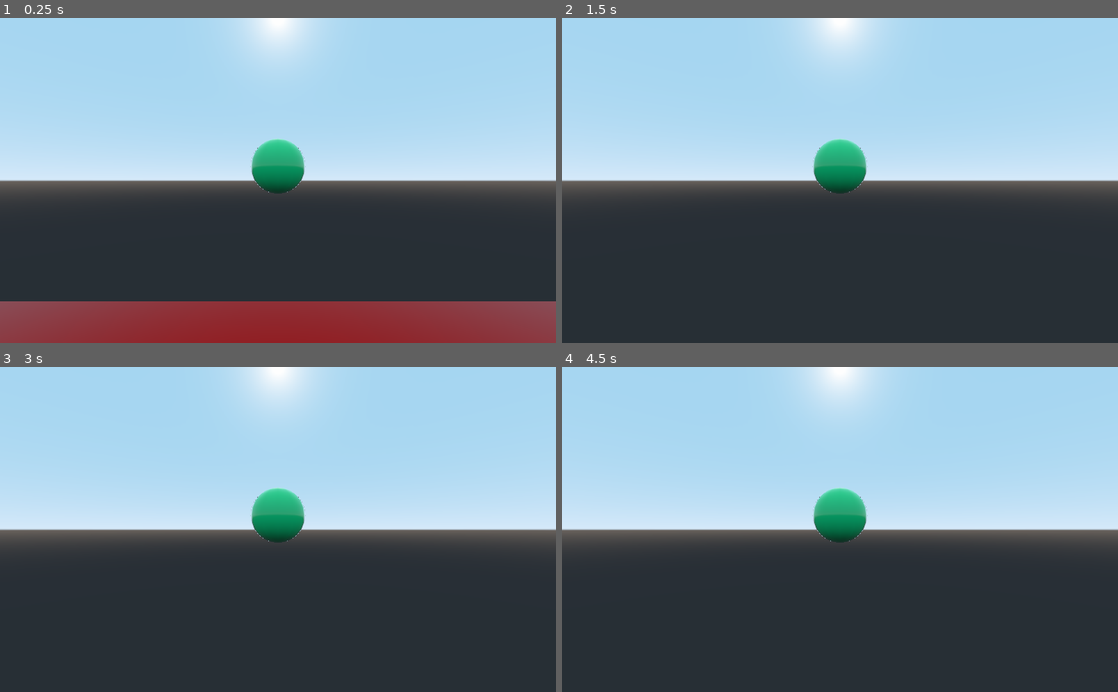
Above: before the commit, frames 1-4 (two rows, left to right).
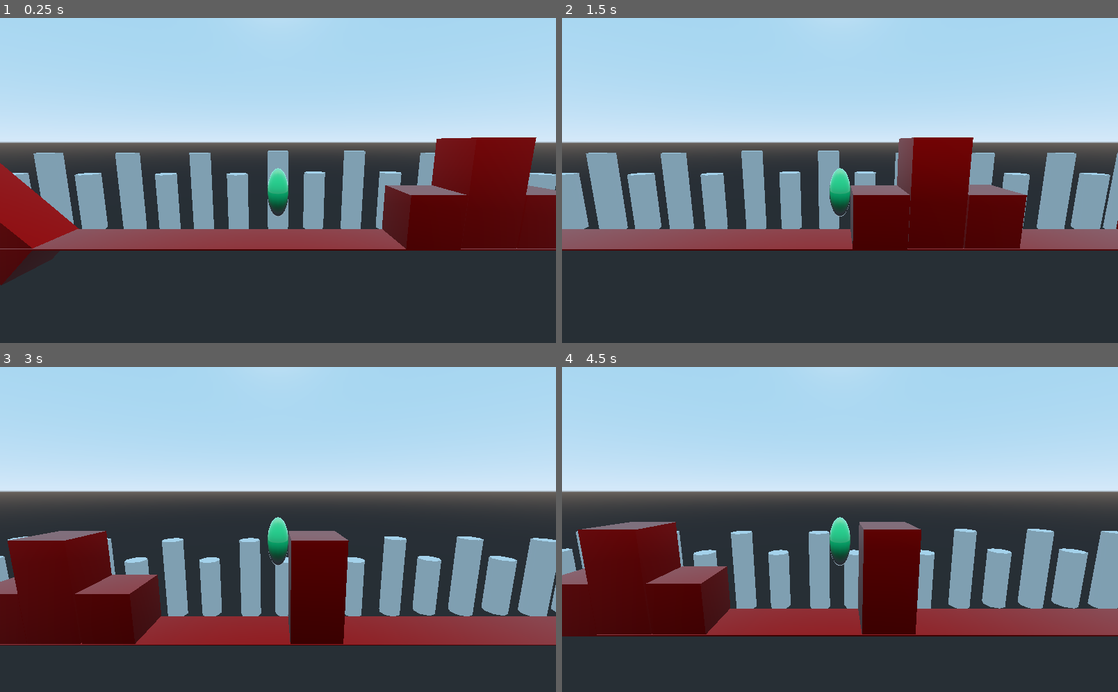
Above: after the commit, the same moments.

Repository: TresSims/YAPP
Game: Godot game, scene res://Start.tscn
Two runs of this game, one before a commit and one after it. Both use one fixed random seed, a clock stepped at 60 frames per second and the inputs below.
Inputs:
- Up to frame 1 (0.25 s): no input
- Up to frame 2 (1.5 s): hold Right (ui_right) 0.53-1.28 s; hold Left (ui_left) from 1.28 s (still down)
- Up to frame 3 (3 s): tap Enter at 2 s; release Left (ui_left) at 2.03 s; hold Right (ui_right) 2.03-2.78 s; tap Space at 2.75 s; hold Up (ui_up) from 2.78 s (still down)
- Up to frame 4 (4.5 s): tap Enter at 3.5 s; release Up (ui_up) at 3.53 s; hold Left (ui_left) from 3.53 s (still down); tap Space at 4.25 s

The runs differ from the first frame. In frame 1, 47% of the frame differs, in the area x 0-100%, y 0-100%; in frame 2, 34%; in frame 3, 44%; in frame 4, 43%.

Commit message:
Some movement is implemented and my mind is addled.

Diff:
--- a/Mechanics.gd
+++ /dev/null
@@ -1,19 +0,0 @@
-extends RigidBody
-
-# Declare member variables here. Examples:
-# var a = 2
-# var b = "text"
-
-# Called when the node enters the scene tree for the first time.
-func _ready():
-	pass # Replace with function body.
-
-# Called every frame. 'delta' is the elapsed time since the previous frame.
-func _process(delta):
-	if Input.is_action_pressed("ui_left"):
-		apply_central_impulse(Vector3(-1, 0, 0))
-	if Input.is_action_pressed("ui_right"):
-		apply_central_impulse(Vector3(1, 0, 0))
-	if Input.is_action_just_pressed("ui_up"):
-		apply_central_impulse(Vector3(0, 5, 0))
-	pass
--- a/Start.tscn
+++ b/Start.tscn
@@ -1,35 +1,17 @@
-[gd_scene load_steps=7 format=2]
-
-[ext_resource path="res://Mechanics.gd" type="Script" id=1]
-
-[sub_resource type="PhysicsMaterial" id=5]
-friction = 10.0
+[gd_scene load_steps=6 format=2]
+
+[ext_resource path="res://scripts/Mechanics.gd" type="Script" id=1]
+[ext_resource path="res://mat/Terrain.tres" type="Material" id=2]
 
 [sub_resource type="CapsuleShape" id=1]
 radius = 1.06489
-height = 0.662134
+height = 2.59046
 
 [sub_resource type="SpatialMaterial" id=2]
 albedo_color = Color( 0.0666667, 0.964706, 0.564706, 1 )
 roughness = 0.0
 
-[sub_resource type="GDScript" id=3]
-script/source = "extends CSGSphere
-
-# Declare member variables here. Examples:
-# var a = 2
-# var b = \"text\"
-
-# Called when the node enters the scene tree for the first time.
-func _ready():
-	pass # Replace with function body.
-
-# Called every frame. 'delta' is the elapsed time since the previous frame.
-#func _process(delta):
-#	pass
-"
-
-[sub_resource type="SpatialMaterial" id=4]
+[sub_resource type="SpatialMaterial" id=3]
 albedo_color = Color( 0.972549, 0.00784314, 0.00784314, 1 )
 metallic = 1.0
 metallic_specular = 1.0
@@ -37,30 +19,339 @@
 
 [node name="Spatial" type="Spatial"]
 
-[node name="RigidBody" type="RigidBody" parent="."]
-transform = Transform( 0.436022, 0, 0, 0, 0.436022, 0, 0, 0, 0.436022, 0, 2.45701, -0.759874 )
-physics_material_override = SubResource( 5 )
-axis_lock_linear_z = true
-axis_lock_angular_x = true
-axis_lock_angular_y = true
-axis_lock_angular_z = true
+[node name="KinematicBody" type="KinematicBody" parent="."]
+transform = Transform( 0.436022, 0, 0, 0, 1.02349, 0, 0, 0, 0.436022, 0, 2.45701, -0.759874 )
 script = ExtResource( 1 )
 
-[node name="CollisionShape" type="CollisionShape" parent="RigidBody"]
-transform = Transform( 1, 0, 0, 0, -4.37114e-08, -1, 0, 1, -4.37114e-08, 0, 0, -1.19209e-07 )
+[node name="CollisionShape" type="CollisionShape" parent="KinematicBody"]
+transform = Transform( 1, 0, 0, 0, -1.86216e-08, -0.426013, 0, 1, -4.37114e-08, 0, 0, -1.19209e-07 )
 shape = SubResource( 1 )
 
-[node name="Player" type="CSGSphere" parent="RigidBody"]
+[node name="Model" type="CSGSphere" parent="KinematicBody"]
 rings = 12
 material = SubResource( 2 )
-script = SubResource( 3 )
-
-[node name="Camera" type="Camera" parent="RigidBody/Player"]
-transform = Transform( 2.29346, 0, 0, 0, 2.29346, 0, 0, 0, 2.29346, 0, -0.515102, 8.43325 )
-
-[node name="Platform" type="CSGBox" parent="."]
+
+[node name="Camera" type="Camera" parent="KinematicBody/Model"]
+transform = Transform( 2.29346, 0, 0, 0, 0.964056, 0.158781, 0, -0.372714, 2.26298, 0, 2.01064, 21.4817 )
+
+[node name="FG" type="Spatial" parent="."]
+
+[node name="Ground" type="CSGBox" parent="FG"]
 transform = Transform( 1, 0, 0, 0, 1, 0, 0, 0, 1, 0, -0.249594, -0.32858 )
 use_collision = true
-width = 14.6709
+width = 99.2876
 height = 0.0461898
-material = SubResource( 4 )
+material = SubResource( 3 )
+
+[node name="CSGBox" type="CSGBox" parent="FG"]
+transform = Transform( 1, 0, 0, 0, 1, 0, 0, 0, 1, 5.66683, 0.786175, -0.331527 )
+use_collision = true
+material = ExtResource( 2 )
+
+[node name="CSGBox8" type="CSGBox" parent="FG"]
+transform = Transform( 0.70691, -0.707304, 0, 0.707304, 0.70691, 0, 0, 0, 1, -11.9443, 1.24525, -0.396713 )
+use_collision = true
+width = 2.07049
+height = 6.30773
+material = ExtResource( 2 )
+
+[node name="CSGBox9" type="CSGBox" parent="FG"]
+transform = Transform( -0.717204, -0.696863, 0, 0.696863, -0.717204, 0, 0, 0, 1, -14.9191, 1.19689, -0.396713 )
+use_collision = true
+width = 2.07049
+height = 6.30773
+material = ExtResource( 2 )
+
+[node name="CSGBox2" type="CSGBox" parent="FG"]
+transform = Transform( 1, 0, 0, 0, 1, 0, 0, 0, 1, 7.68047, 2.77625, -0.331527 )
+use_collision = true
+material = ExtResource( 2 )
+
+[node name="CSGBox4" type="CSGBox" parent="FG"]
+transform = Transform( 1, 0, 0, 0, 1, 0, 0, 0, 1, 17.5952, 2.77625, -0.331527 )
+use_collision = true
+material = ExtResource( 2 )
+
+[node name="CSGBox3" type="CSGBox" parent="FG"]
+transform = Transform( 1, 0, 0, 0, 1, 0, 0, 0, 1, 7.68047, 0.793852, -0.331527 )
+use_collision = true
+material = ExtResource( 2 )
+
+[node name="CSGBox6" type="CSGBox" parent="FG"]
+transform = Transform( 1, 0, 0, 0, 1, 0, 0, 0, 1, 9.74247, 0.793852, -0.331527 )
+use_collision = true
+material = ExtResource( 2 )
+
+[node name="CSGBox5" type="CSGBox" parent="FG"]
+transform = Transform( 1, 0, 0, 0, 1, 0, 0, 0, 1, 17.5952, 0.793852, -0.331527 )
+use_collision = true
+material = ExtResource( 2 )
+
+[node name="CSGBox11" type="CSGBox" parent="FG"]
+transform = Transform( 1, 0, 0, 0, 1, 0, 0, 0, 1, -47.5959, 30.3865, -0.331527 )
+use_collision = true
+height = 62.4302
+material = ExtResource( 2 )
+
+[node name="CSGBox12" type="CSGBox" parent="FG"]
+transform = Transform( 1, 0, 0, 0, 1, 0, 0, 0, 1, 43.6367, 30.3865, -0.331527 )
+use_collision = true
+height = 62.4302
+material = ExtResource( 2 )
+
+[node name="CSGBox13" type="CSGBox" parent="FG"]
+transform = Transform( 1, 0, 0, 0, 1, 0, 0, 0, 1, -35.6982, 0.793852, -0.331527 )
+use_collision = true
+material = ExtResource( 2 )
+
+[node name="CSGBox14" type="CSGBox" parent="FG"]
+transform = Transform( 1, 0, 0, 0, 1, 0, 0, 0, 1, -22.8221, 0.793852, -0.331527 )
+use_collision = true
+material = ExtResource( 2 )
+
+[node name="CSGBox15" type="CSGBox" parent="FG"]
+transform = Transform( 1, 0, 0, 0, 1, 0, 0, 0, 1, -29.6355, 3.41943, -0.331527 )
+use_collision = true
+material = ExtResource( 2 )
+
+[node name="BG" type="Spatial" parent="."]
+
+[node name="CSGCylinder" type="CSGCylinder" parent="BG"]
+transform = Transform( 1, 0, 0, 0, 1, 0, 0, 0, 1, 0, 1.27808, -2.54371 )
+radius = 0.507086
+height = 3.86543
+
+[node name="CSGCylinder13" type="CSGCylinder" parent="BG"]
+transform = Transform( 1, 0, 0, 0, 1, 0, 0, 0, 1, 21.8655, 1.27808, -2.54371 )
+radius = 0.507086
+height = 3.86543
+
+[node name="CSGCylinder27" type="CSGCylinder" parent="BG"]
+transform = Transform( 1, 0, 0, 0, 1, 0, 0, 0, 1, -21.8973, 1.27808, -2.54371 )
+radius = 0.507086
+height = 3.86543
+
+[node name="CSGCylinder38" type="CSGCylinder" parent="BG"]
+transform = Transform( 1, 0, 0, 0, 1, 0, 0, 0, 1, -43.9738, 1.27808, -2.54371 )
+radius = 0.507086
+height = 3.86543
+
+[node name="CSGCylinder3" type="CSGCylinder" parent="BG"]
+transform = Transform( 1, 0, 0, 0, 1, 0, 0, 0, 1, 3.65788, 1.27808, -2.54371 )
+radius = 0.507086
+height = 3.86543
+
+[node name="CSGCylinder17" type="CSGCylinder" parent="BG"]
+transform = Transform( 1, 0, 0, 0, 1, 0, 0, 0, 1, 25.5234, 1.27808, -2.54371 )
+radius = 0.507086
+height = 3.86543
+
+[node name="CSGCylinder29" type="CSGCylinder" parent="BG"]
+transform = Transform( 1, 0, 0, 0, 1, 0, 0, 0, 1, -18.2394, 1.27808, -2.54371 )
+radius = 0.507086
+height = 3.86543
+
+[node name="CSGCylinder40" type="CSGCylinder" parent="BG"]
+transform = Transform( 1, 0, 0, 0, 1, 0, 0, 0, 1, -40.3159, 1.27808, -2.54371 )
+radius = 0.507086
+height = 3.86543
+
+[node name="CSGCylinder5" type="CSGCylinder" parent="BG"]
+transform = Transform( 1, 0, 0, 0, 1, 0, 0, 0, 1, 7.35389, 1.19008, -2.51521 )
+radius = 0.507086
+height = 3.86543
+
+[node name="CSGCylinder14" type="CSGCylinder" parent="BG"]
+transform = Transform( 1, 0, 0, 0, 1, 0, 0, 0, 1, 29.2194, 1.19008, -2.51521 )
+radius = 0.507086
+height = 3.86543
+
+[node name="CSGCylinder26" type="CSGCylinder" parent="BG"]
+transform = Transform( 1, 0, 0, 0, 1, 0, 0, 0, 1, -14.5434, 1.19008, -2.51521 )
+radius = 0.507086
+height = 3.86543
+
+[node name="CSGCylinder39" type="CSGCylinder" parent="BG"]
+transform = Transform( 1, 0, 0, 0, 1, 0, 0, 0, 1, -36.6199, 1.19008, -2.51521 )
+radius = 0.507086
+height = 3.86543
+
+[node name="CSGCylinder7" type="CSGCylinder" parent="BG"]
+transform = Transform( 1, 0, 0, 0, 1, 0, 0, 0, 1, 10.9865, 1.19008, -2.51521 )
+radius = 0.507086
+height = 3.86543
+
+[node name="CSGCylinder20" type="CSGCylinder" parent="BG"]
+transform = Transform( 1, 0, 0, 0, 1, 0, 0, 0, 1, 32.852, 1.19008, -2.51521 )
+radius = 0.507086
+height = 3.86543
+
+[node name="CSGCylinder28" type="CSGCylinder" parent="BG"]
+transform = Transform( 1, 0, 0, 0, 1, 0, 0, 0, 1, -10.9108, 1.19008, -2.51521 )
+radius = 0.507086
+height = 3.86543
+
+[node name="CSGCylinder48" type="CSGCylinder" parent="BG"]
+transform = Transform( 1, 0, 0, 0, 1, 0, 0, 0, 1, -32.9873, 1.19008, -2.51521 )
+radius = 0.507086
+height = 3.86543
+
+[node name="CSGCylinder10" type="CSGCylinder" parent="BG"]
+transform = Transform( 1, 0, 0, 0, 1, 0, 0, 0, 1, 14.7476, 1.19008, -2.51521 )
+radius = 0.507086
+height = 3.86543
+
+[node name="CSGCylinder22" type="CSGCylinder" parent="BG"]
+transform = Transform( 1, 0, 0, 0, 1, 0, 0, 0, 1, 36.6132, 1.19008, -2.51521 )
+radius = 0.507086
+height = 3.86543
+
+[node name="CSGCylinder31" type="CSGCylinder" parent="BG"]
+transform = Transform( 1, 0, 0, 0, 1, 0, 0, 0, 1, -7.14962, 1.19008, -2.51521 )
+radius = 0.507086
+height = 3.86543
+
+[node name="CSGCylinder42" type="CSGCylinder" parent="BG"]
+transform = Transform( 1, 0, 0, 0, 1, 0, 0, 0, 1, -29.2262, 1.19008, -2.51521 )
+radius = 0.507086
+height = 3.86543
+
+[node name="CSGCylinder12" type="CSGCylinder" parent="BG"]
+transform = Transform( 1, 0, 0, 0, 1, 0, 0, 0, 1, 18.1811, 1.19008, -2.51521 )
+radius = 0.507086
+height = 3.86543
+
+[node name="CSGCylinder24" type="CSGCylinder" parent="BG"]
+transform = Transform( 1, 0, 0, 0, 1, 0, 0, 0, 1, 40.0466, 1.19008, -2.51521 )
+radius = 0.507086
+height = 3.86543
+
+[node name="CSGCylinder33" type="CSGCylinder" parent="BG"]
+transform = Transform( 1, 0, 0, 0, 1, 0, 0, 0, 1, -3.7162, 1.19008, -2.51521 )
+radius = 0.507086
+height = 3.86543
+
+[node name="CSGCylinder44" type="CSGCylinder" parent="BG"]
+transform = Transform( 1, 0, 0, 0, 1, 0, 0, 0, 1, -25.7928, 1.19008, -2.51521 )
+radius = 0.507086
+height = 3.86543
+
+[node name="CSGCylinder2" type="CSGCylinder" parent="BG"]
+transform = Transform( 1, 0, 0, 0, 1, 0, 0, 0, 1, 1.76964, 0.788715, -2.54371 )
+radius = 0.507086
+height = 2.7868
+
+[node name="CSGCylinder21" type="CSGCylinder" parent="BG"]
+transform = Transform( 1, 0, 0, 0, 1, 0, 0, 0, 1, 23.6352, 0.788715, -2.54371 )
+radius = 0.507086
+height = 2.7868
+
+[node name="CSGCylinder36" type="CSGCylinder" parent="BG"]
+transform = Transform( 1, 0, 0, 0, 1, 0, 0, 0, 1, -20.1276, 0.788715, -2.54371 )
+radius = 0.507086
+height = 2.7868
+
+[node name="CSGCylinder47" type="CSGCylinder" parent="BG"]
+transform = Transform( 1, 0, 0, 0, 1, 0, 0, 0, 1, -42.2042, 0.788715, -2.54371 )
+radius = 0.507086
+height = 2.7868
+
+[node name="CSGCylinder4" type="CSGCylinder" parent="BG"]
+transform = Transform( 1, 0, 0, 0, 1, 0, 0, 0, 1, 5.42752, 0.788715, -2.54371 )
+radius = 0.507086
+height = 2.7868
+
+[node name="CSGCylinder18" type="CSGCylinder" parent="BG"]
+transform = Transform( 1, 0, 0, 0, 1, 0, 0, 0, 1, 27.293, 0.788715, -2.54371 )
+radius = 0.507086
+height = 2.7868
+
+[node name="CSGCylinder32" type="CSGCylinder" parent="BG"]
+transform = Transform( 1, 0, 0, 0, 1, 0, 0, 0, 1, -16.4697, 0.788715, -2.54371 )
+radius = 0.507086
+height = 2.7868
+
+[node name="CSGCylinder43" type="CSGCylinder" parent="BG"]
+transform = Transform( 1, 0, 0, 0, 1, 0, 0, 0, 1, -38.5463, 0.788715, -2.54371 )
+radius = 0.507086
+height = 2.7868
+
+[node name="CSGCylinder6" type="CSGCylinder" parent="BG"]
+transform = Transform( 1, 0, 0, 0, 1, 0, 0, 0, 1, 9.10188, 0.721256, -2.5169 )
+radius = 0.507086
+height = 2.7868
+
+[node name="CSGCylinder15" type="CSGCylinder" parent="BG"]
+transform = Transform( 1, 0, 0, 0, 1, 0, 0, 0, 1, 30.9674, 0.721256, -2.5169 )
+radius = 0.507086
+height = 2.7868
+
+[node name="CSGCylinder25" type="CSGCylinder" parent="BG"]
+transform = Transform( 1, 0, 0, 0, 1, 0, 0, 0, 1, -12.7954, 0.721256, -2.5169 )
+radius = 0.507086
+height = 2.7868
+
+[node name="CSGCylinder37" type="CSGCylinder" parent="BG"]
+transform = Transform( 1, 0, 0, 0, 1, 0, 0, 0, 1, -34.8719, 0.721256, -2.5169 )
+radius = 0.507086
+height = 2.7868
+
+[node name="CSGCylinder8" type="CSGCylinder" parent="BG"]
+transform = Transform( 1, 0, 0, 0, 1, 0, 0, 0, 1, 12.7345, 0.721256, -2.5169 )
+radius = 0.507086
+height = 2.7868
+
+[node name="CSGCylinder19" type="CSGCylinder" parent="BG"]
+transform = Transform( 1, 0, 0, 0, 1, 0, 0, 0, 1, 34.6, 0.721256, -2.5169 )
+radius = 0.507086
+height = 2.7868
+
+[node name="CSGCylinder30" type="CSGCylinder" parent="BG"]
+transform = Transform( 1, 0, 0, 0, 1, 0, 0, 0, 1, -9.16277, 0.721256, -2.5169 )
+radius = 0.507086
+height = 2.7868
+
+[node name="CSGCylinder41" type="CSGCylinder" parent="BG"]
+transform = Transform( 1, 0, 0, 0, 1, 0, 0, 0, 1, -31.2393, 0.721256, -2.5169 )
+radius = 0.507086
+height = 2.7868
+
+[node name="CSGCylinder9" type="CSGCylinder" parent="BG"]
+transform = Transform( 1, 0, 0, 0, 1, 0, 0, 0, 1, 16.4956, 0.721256, -2.5169 )
+radius = 0.507086
+height = 2.7868
+
+[node name="CSGCylinder16" type="CSGCylinder" parent="BG"]
+transform = Transform( 1, 0, 0, 0, 1, 0, 0, 0, 1, 38.3612, 0.721256, -2.5169 )
+radius = 0.507086
+height = 2.7868
+
+[node name="CSGCylinder35" type="CSGCylinder" parent="BG"]
+transform = Transform( 1, 0, 0, 0, 1, 0, 0, 0, 1, -5.40162, 0.721256, -2.5169 )
+radius = 0.507086
+height = 2.7868
+
+[node name="CSGCylinder46" type="CSGCylinder" parent="BG"]
+transform = Transform( 1, 0, 0, 0, 1, 0, 0, 0, 1, -27.4782, 0.721256, -2.5169 )
+radius = 0.507086
+height = 2.7868
+
+[node name="CSGCylinder11" type="CSGCylinder" parent="BG"]
+transform = Transform( 1, 0, 0, 0, 1, 0, 0, 0, 1, 19.9291, 0.721256, -2.5169 )
+radius = 0.507086
+height = 2.7868
+
+[node name="CSGCylinder23" type="CSGCylinder" parent="BG"]
+transform = Transform( 1, 0, 0, 0, 1, 0, 0, 0, 1, 41.7946, 0.721256, -2.5169 )
+radius = 0.507086
+height = 2.7868
+
+[node name="CSGCylinder34" type="CSGCylinder" parent="BG"]
+transform = Transform( 1, 0, 0, 0, 1, 0, 0, 0, 1, -1.96821, 0.721256, -2.5169 )
+radius = 0.507086
+height = 2.7868
+
+[node name="CSGCylinder45" type="CSGCylinder" parent="BG"]
+transform = Transform( 1, 0, 0, 0, 1, 0, 0, 0, 1, -24.0448, 0.721256, -2.5169 )
+radius = 0.507086
+height = 2.7868
--- /dev/null
+++ b/mat/Terrain.tres
@@ -0,0 +1,7 @@
+[gd_resource type="SpatialMaterial" format=2]
+
+[resource]
+albedo_color = Color( 0.972549, 0.00784314, 0.00784314, 1 )
+metallic = 1.0
+metallic_specular = 1.0
+roughness = 0.45
--- a/project.godot
+++ b/project.godot
@@ -19,6 +19,38 @@
 run/main_scene="res://Start.tscn"
 config/icon="res://icon.png"
 
+[input]
+
+ui_left={
+"deadzone": 0.5,
+"events": [ Object(InputEventKey,"resource_local_to_scene":false,"resource_name":"","device":0,"alt":false,"shift":false,"control":false,"meta":false,"command":false,"pressed":false,"scancode":16777231,"unicode":0,"echo":false,"script":null)
+, Object(InputEventJoypadButton,"resource_local_to_scene":false,"resource_name":"","device":0,"button_index":14,"pressure":0.0,"pressed":false,"script":null)
+, Object(InputEventKey,"resource_local_to_scene":false,"resource_name":"","device":0,"alt":false,"shift":false,"control":false,"meta":false,"command":false,"pressed":false,"scancode":65,"unicode":0,"echo":false,"script":null)
+ ]
+}
+ui_right={
+"deadzone": 0.5,
+"events": [ Object(InputEventKey,"resource_local_to_scene":false,"resource_name":"","device":0,"alt":false,"shift":false,"control":false,"meta":false,"command":false,"pressed":false,"scancode":16777233,"unicode":0,"echo":false,"script":null)
+, Object(InputEventJoypadButton,"resource_local_to_scene":false,"resource_name":"","device":0,"button_index":15,"pressure":0.0,"pressed":false,"script":null)
+, Object(InputEventKey,"resource_local_to_scene":false,"resource_name":"","device":0,"alt":false,"shift":false,"control":false,"meta":false,"command":false,"pressed":false,"scancode":68,"unicode":0,"echo":false,"script":null)
+ ]
+}
+ui_up={
+"deadzone": 0.5,
+"events": [ Object(InputEventKey,"resource_local_to_scene":false,"resource_name":"","device":0,"alt":false,"shift":false,"control":false,"meta":false,"command":false,"pressed":false,"scancode":16777232,"unicode":0,"echo":false,"script":null)
+, Object(InputEventJoypadButton,"resource_local_to_scene":false,"resource_name":"","device":0,"button_index":12,"pressure":0.0,"pressed":false,"script":null)
+, Object(InputEventKey,"resource_local_to_scene":false,"resource_name":"","device":0,"alt":false,"shift":false,"control":false,"meta":false,"command":false,"pressed":false,"scancode":87,"unicode":0,"echo":false,"script":null)
+, Object(InputEventKey,"resource_local_to_scene":false,"resource_name":"","device":0,"alt":false,"shift":false,"control":false,"meta":false,"command":false,"pressed":false,"scancode":32,"unicode":0,"echo":false,"script":null)
+ ]
+}
+ui_down={
+"deadzone": 0.5,
+"events": [ Object(InputEventKey,"resource_local_to_scene":false,"resource_name":"","device":0,"alt":false,"shift":false,"control":false,"meta":false,"command":false,"pressed":false,"scancode":16777234,"unicode":0,"echo":false,"script":null)
+, Object(InputEventJoypadButton,"resource_local_to_scene":false,"resource_name":"","device":0,"button_index":13,"pressure":0.0,"pressed":false,"script":null)
+, Object(InputEventKey,"resource_local_to_scene":false,"resource_name":"","device":0,"alt":false,"shift":false,"control":false,"meta":false,"command":false,"pressed":false,"scancode":83,"unicode":0,"echo":false,"script":null)
+ ]
+}
+
 [rendering]
 
 environment/default_environment="res://default_env.tres"
--- /dev/null
+++ b/scripts/Mechanics.gd
@@ -0,0 +1,44 @@
+extends KinematicBody
+
+const GRAVITY = 9.8
+var vel = Vector3()
+const MAX_SPEED = 100
+const JUMP_SPEED = 70
+const ACCEL = 100
+
+const DEACCEL = 2
+const MAX_SLOPE_ANGLE = 50
+
+var camera
+var rotation_helper
+func _physics_process(delta):
+	process_input(delta)
+	process_movement(delta)
+	process_decay(delta)
+
+func process_input(delta):
+	if Input.is_action_pressed("ui_right"):
+		vel.x += delta * ACCEL
+		if vel.x > MAX_SPEED:
+			vel.x = MAX_SPEED
+	if Input.is_action_pressed("ui_left"):
+		vel.x -= delta * ACCEL
+		if vel.x < -MAX_SPEED:
+			vel.x = -MAX_SPEED
+
+	print(vel.x)
+
+	if is_on_floor():
+		if Input.is_action_just_pressed("ui_up"):
+			vel.y = JUMP_SPEED
+
+func process_movement(delta):
+	move_and_slide(vel, Vector3(0, 1, 0))
+
+func process_decay(delta):
+	if not Input.is_action_pressed("ui_left") and not Input.is_action_pressed("ui_right"):
+		vel.x -= DEACCEL * delta
+	if(vel.x < .5):
+		vel.x = 0
+
+	vel.y -= GRAVITY
